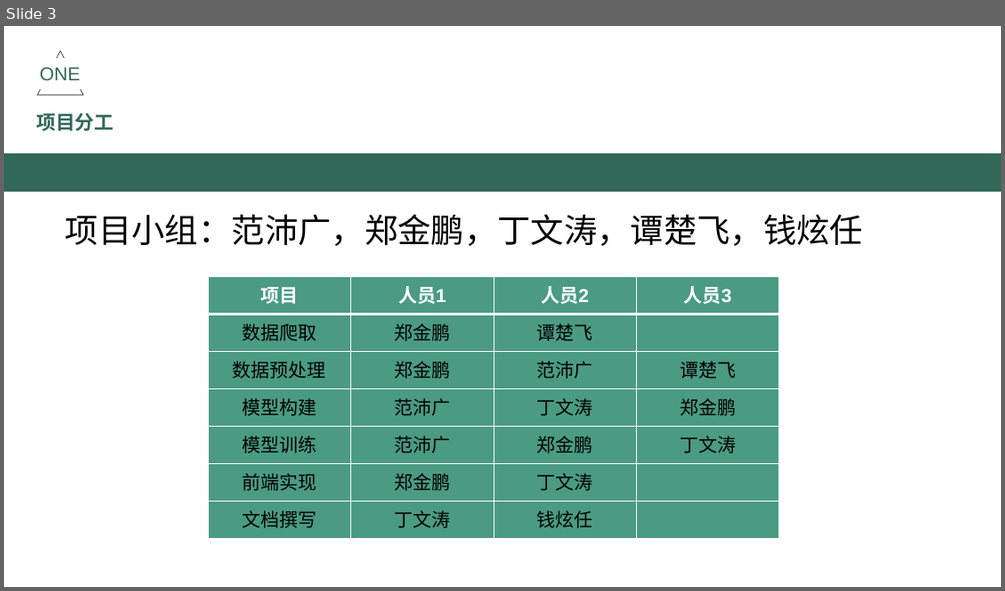
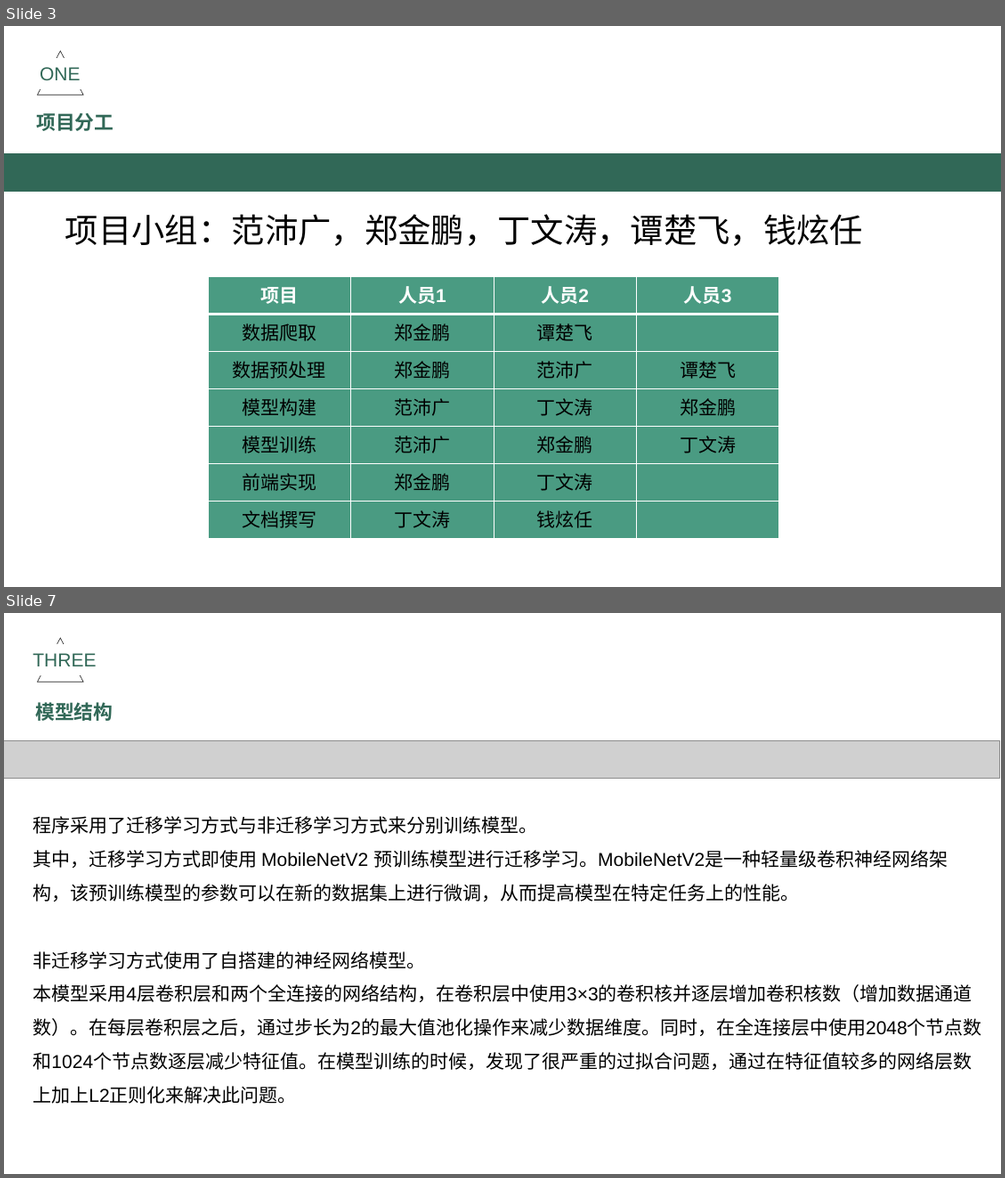
Before and after one commit to zh-jp/flower-recognition, a slide deck: 答辩PPT.pptx. Shown one above the other, each under a label of ours: slide 3 before the commit, slides 3 and 7 after it; the slides between them are not shown. The pictures are 1005x591 and 1005x1178 pixels, drawn with LibreOffice and Linux fonts; fonts in the diff are those of the drawing; grey boxes stand for pictures. Boxes give left, top, right and bottom in pixels: in the first picture for what was removed or moved away, otherwise in the second. Text is boxed around its words. In the diff, an @@ line names an element or a change of style, - is before the commit and + after.

Commit message:
完成任务书与答辩PPT

```diff
--- a/答辩PPT.pptx
+++ b/答辩PPT.pptx
@@ slide 7 added at [4, 613, 1001, 1174], background #FFFFFF @@
@@ triangle added at [38, 638, 83, 682], outline #1F1F1F 0.5 pt @@
@@ rectangle added at [25, 644, 105, 674], fill #FFFFFF, outline #FFFFFF 0.75 pt, 18 pt, text #316857 @@
+THREE
@@ text added at [35, 702, 113, 721], 18.7 pt, text #316857, bold @@
+模型结构
@@ picture added at [4, 740, 999, 779] @@
@@ text added at [32, 816, 981, 1103], 18 pt, text #000000 @@
+程序采用了迁移学习方式与非迁移学习方式来分别训练模型。
+其中，迁移学习方式即使用 MobileNetV2 预训练模型进行迁移学习。MobileNetV2是一种轻量级卷积神经网络架构，该预训练模型的参数可以在新的数据集上进行微调，从而提高模型在特定任务上的性能。
+非迁移学习方式使用了自搭建的神经网络模型。
+本模型采用4层卷积层和两个全连接的网络结构，在卷积层中使用3×3的卷积核并逐层增加卷积核数（增加数据通道数）。在每层卷积层之后，通过步长为2的最大值池化操作来减少数据维度。同时，在全连接层中使用2048个节点数和1024个节点数逐层减少特征值。在模型训练的时候，发现了很严重的过拟合问题，通过在特征值较多的网络层数上加上L2正则化来解决此问题。
```
Also in this commit, not shown: 2 slides changed, 4 other slides added, 2 slides removed, 2 other files.
